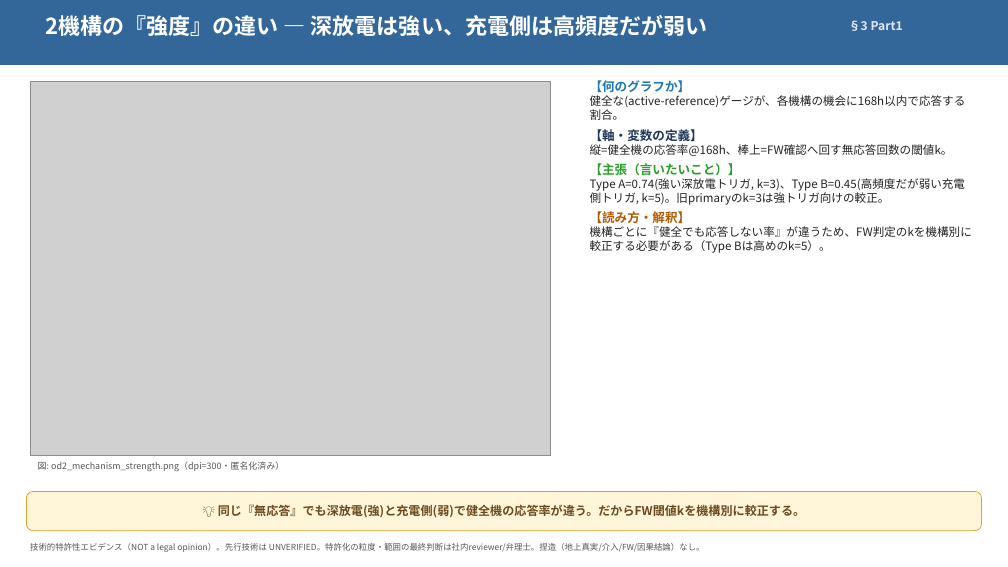
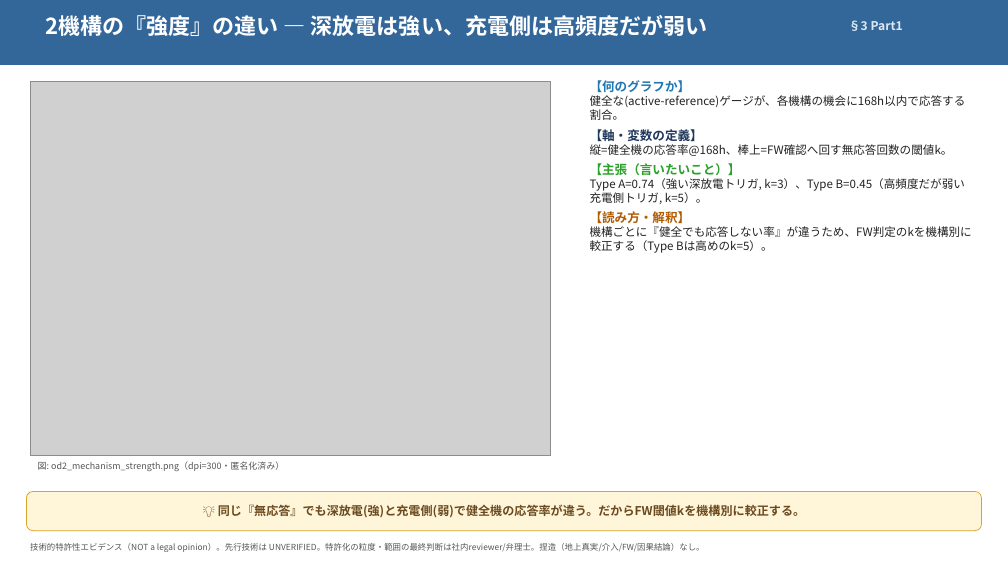
Before and after one commit to naja-hubble/battery-usage-ai, a slide deck: slide 16 of data/reports/fcc_patent_summary_slides_v5_od2.pptx (slide 14 before the commit). Drawn at 1008x567 pixels with LibreOffice and Linux fonts; fonts in the diff are those of the drawing; grey boxes stand for pictures. Boxes give left, top, right and bottom in pixels: in the first picture for what was removed or moved away, otherwise in the second. Text is boxed around its words. In the diff, an @@ line names an element or a change of style, - is before the commit and + after.

```diff
--- a/data/reports/fcc_patent_summary_slides_v5_od2.pptx
+++ b/data/reports/fcc_patent_summary_slides_v5_od2.pptx
@@ text at [590, 178, 965, 204]: text changed @@
-Type A=0.74(強い深放電トリガ, k=3)、Type B=0.45(高頻度だが弱い充電側トリガ, k=5)。旧primaryのk=3は強トリガ向けの較正。
+Type A=0.74（強い深放電トリガ, k=3）、Type B=0.45（高頻度だが弱い充電側トリガ, k=5）。
@@ text at [590, 226, 972, 253]: text changed @@
-機構ごとに『健全でも応答しない率』が違うため、FW判定のkを機構別に較正する必要がある（Type Bは高めのk=5）。
+機構ごとに『健全でも応答しない率』が違うため、FW判定のkを機構別に較正する（Type Bは高めのk=5）。
```
Also in this commit, not shown: 26 other slides changed, 6 slides added, 12 other files.
